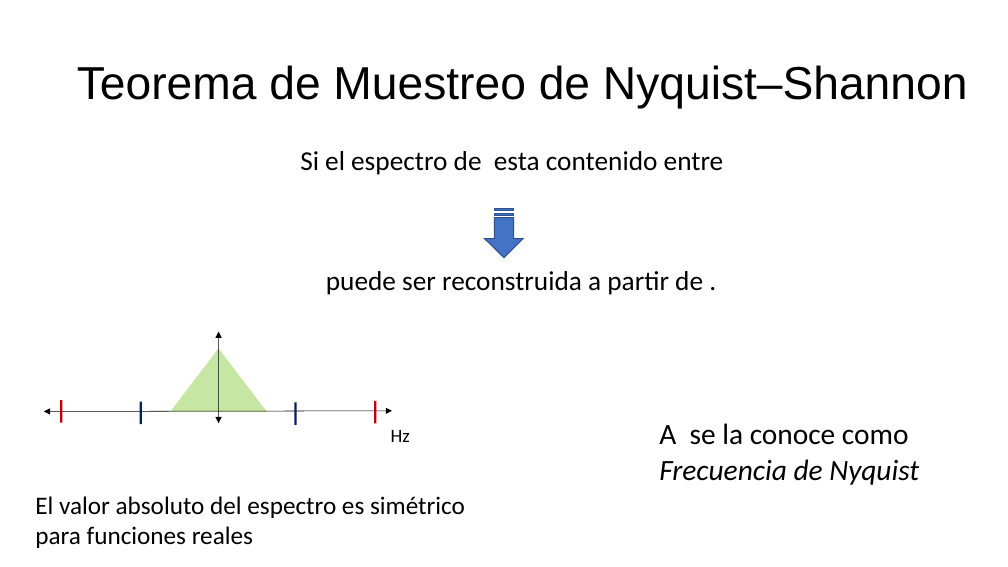
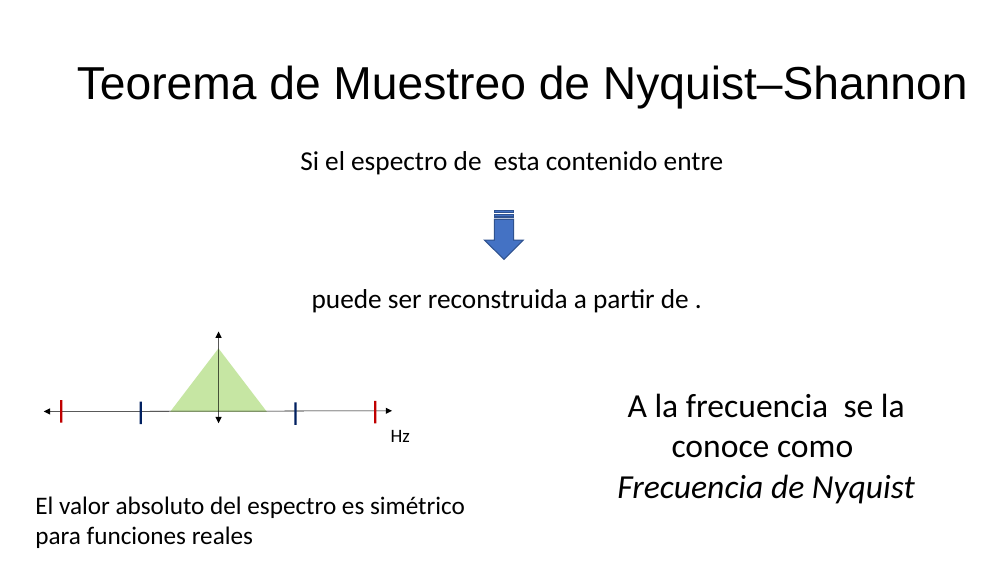
Before and after one commit to ferchaure/clase_wavelets, a slide deck: slide 4 of Introducción al Análisis Wavelet en Matlab.odp. Drawn at 1008x567 pixels with LibreOffice and Linux fonts; fonts in the diff are those of the drawing. Boxes give left, top, right and bottom in pixels: in the first picture for what was removed or moved away, otherwise in the second. Text is boxed around its words. In the diff, an @@ line names an element or a change of style, - is before the commit and + after.

```diff
--- a/Introducción al Análisis Wavelet en Matlab.odp
+++ b/Introducción al Análisis Wavelet en Matlab.odp
@@ freeform shape at bbox=[485, 210, 523, 259]: outline redrawn @@
@@ free added at bbox=[298, 261, 710, 318], 26 pt, text #000000 @@
+puede ser reconstruida a partir de .
@@ text at bbox=[326, 271, 703, 295]: paragraph removed @@
-puede ser reconstruida a partir de .
@@ text at bbox=[617, 393, 915, 504]: text changed; size 28 to 32 pt; italic off @@
-A se la conoce como Frecuencia de Nyquist
+A la frecuencia se la conoce como
+Frecuencia de Nyquist
```
Also in this commit, not shown: 18 other slides changed, 2 slides added, 1 slide removed.
